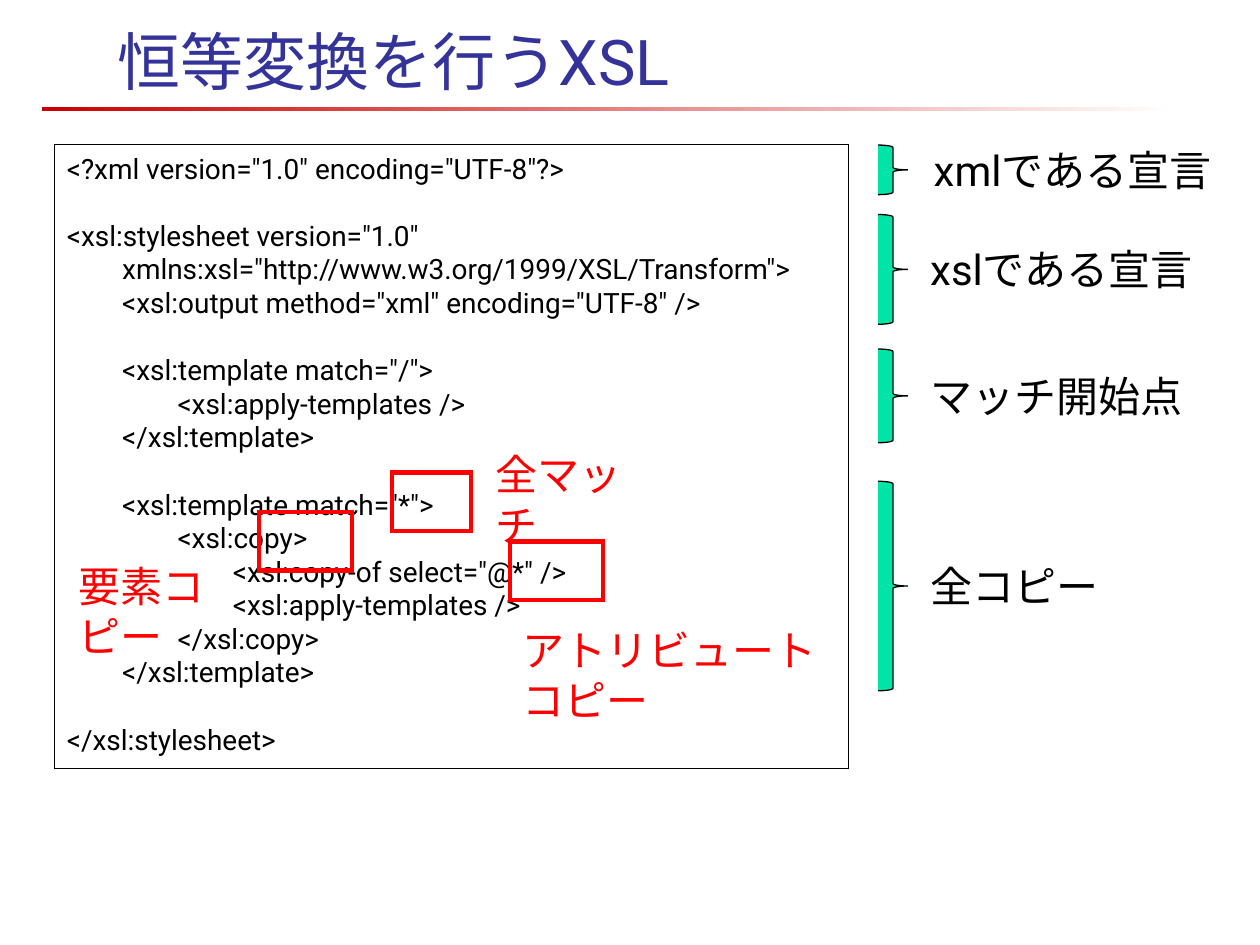
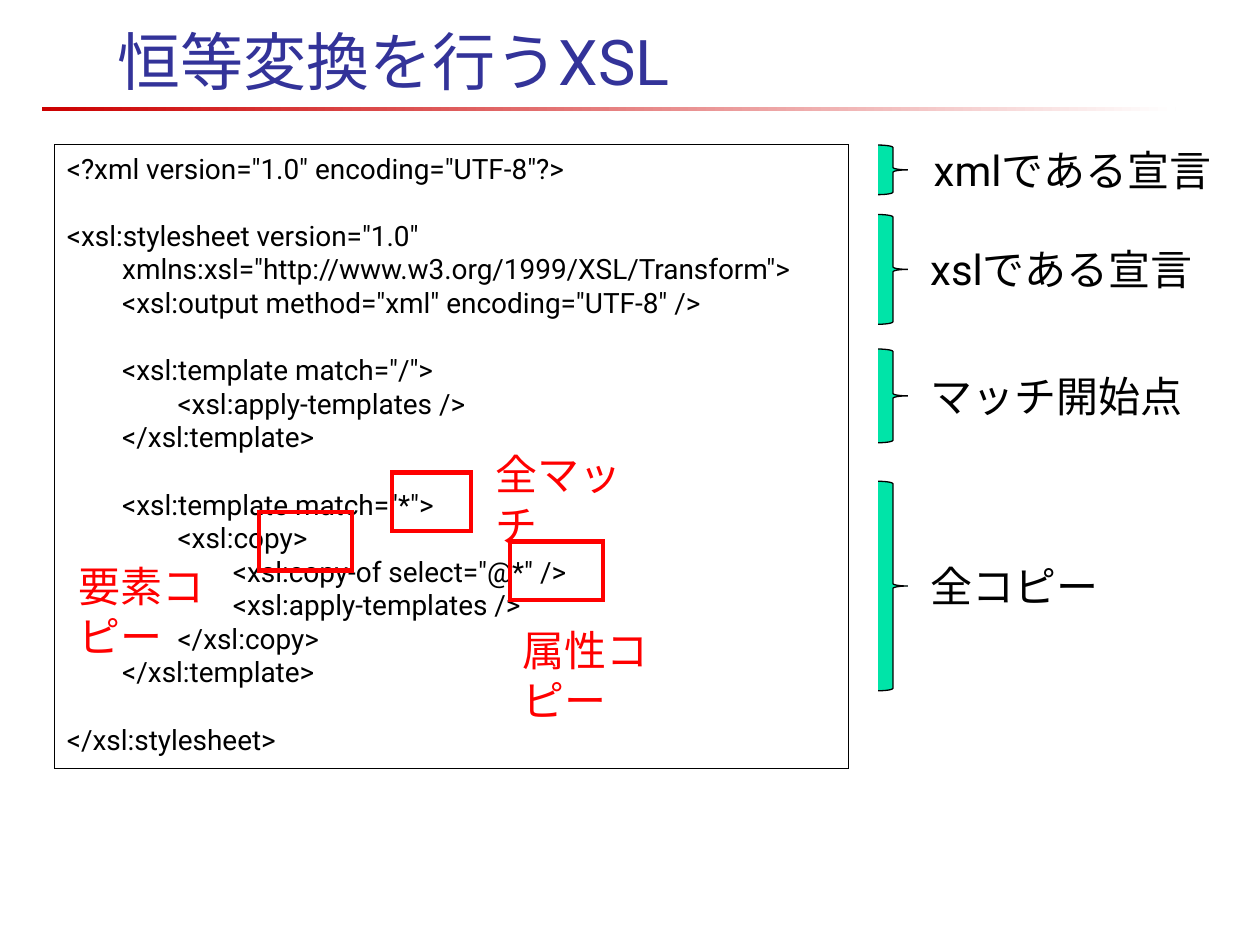
Before and after one commit to xevolver/xevxml, a slide deck: slide 5 of doc/Xev-Samples.pptx. Drawn at 1260x945 pixels with LibreOffice and Linux fonts; fonts in the diff are those of the drawing. Boxes give left, top, right and bottom in pixels: in the first picture for what was removed or moved away, otherwise in the second. Text is boxed around its words. In the diff, an @@ line names an element or a change of style, - is before the commit and + after.

```diff
--- a/doc/Xev-Samples.pptx
+++ b/doc/Xev-Samples.pptx
@@ text at (x1=523, y1=630, x2=649, y2=717): text changed @@
-アトリビュートコピー
+属性コピー
```
Also in this commit, not shown: 6 other slides changed, 4 slides added, 5 other files.
